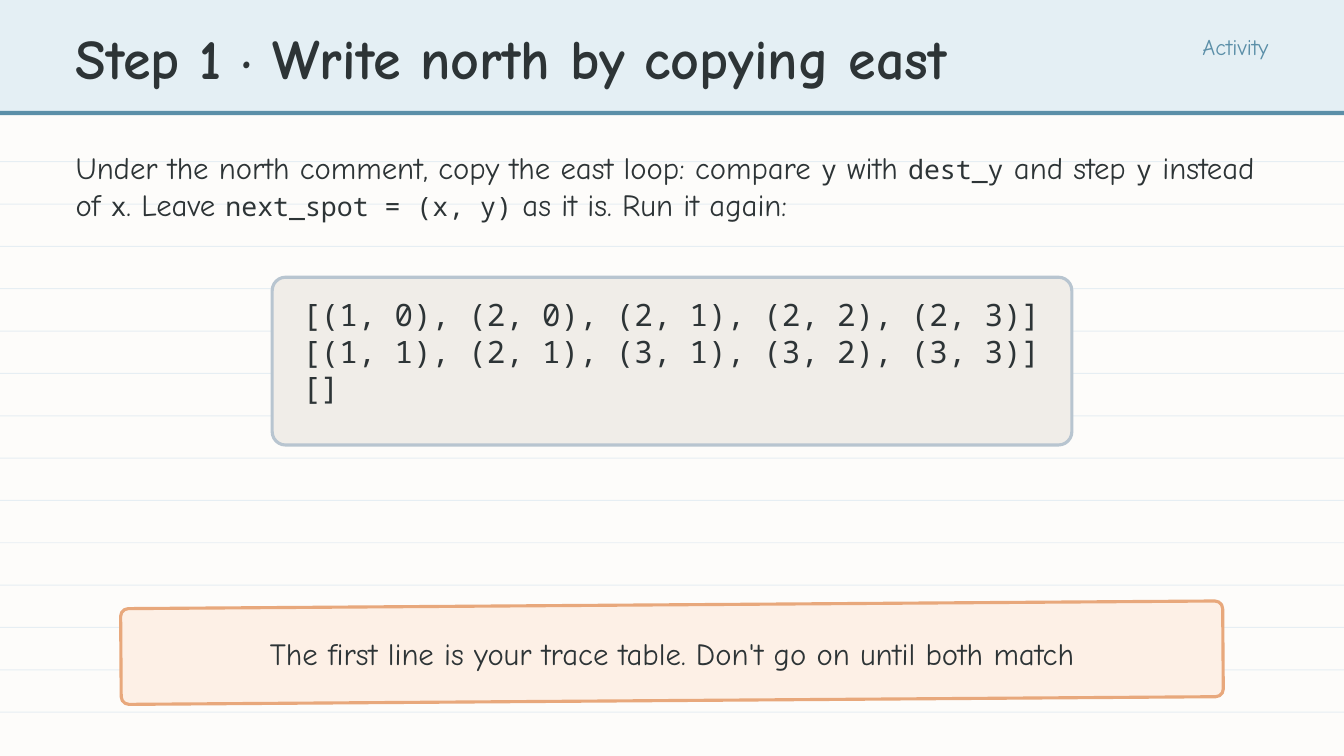
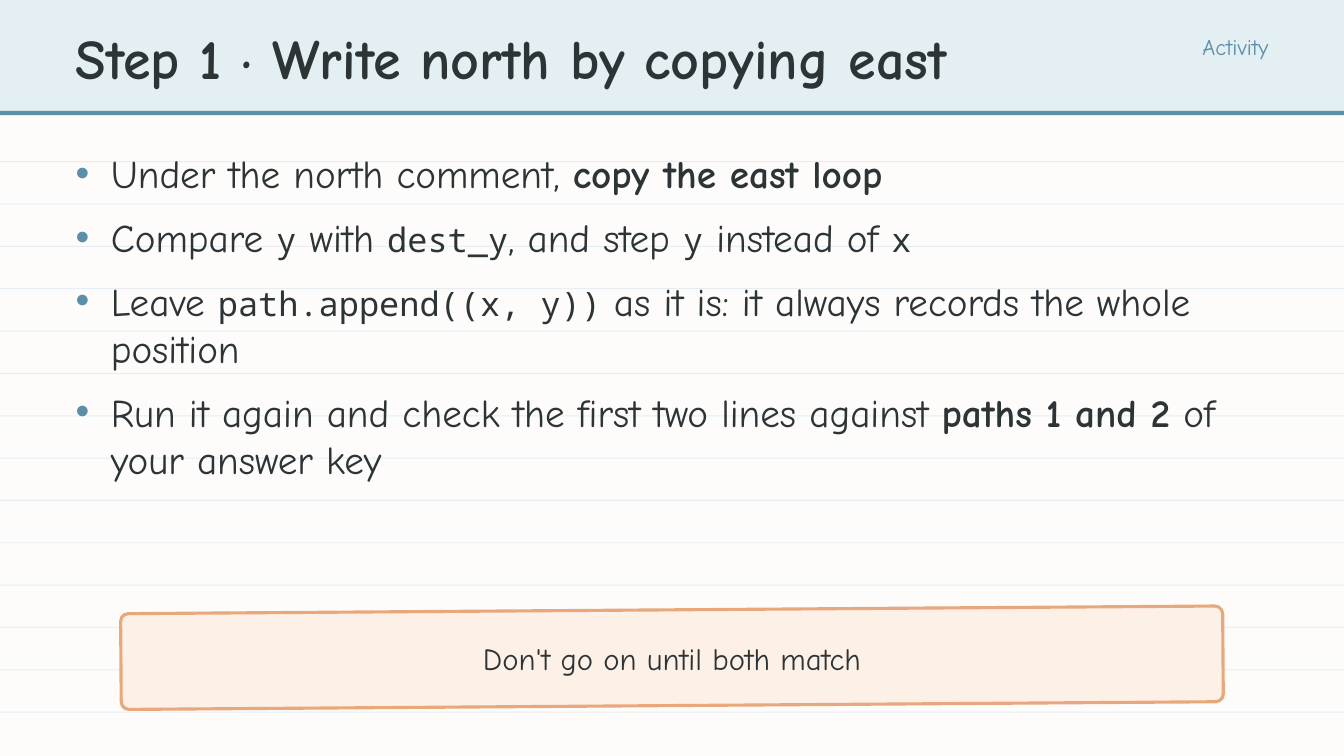
Before and after one commit to bradamiller/LearningPython, a slide deck: slide 19 of static/slides/module-04-manhattan/module-4-lesson-04-the-manhattan-algorithm.pptx (slide 17 before the commit). Drawn at 1344x756 pixels with LibreOffice and Linux fonts; fonts in the diff are those of the drawing. Boxes give left, top, right and bottom in pixels: in the first picture for what was removed or moved away, otherwise in the second. Text is boxed around its words. In the diff, an @@ line names an element or a change of style, - is before the commit and + after.

```diff
--- a/static/slides/module-04-manhattan/module-4-lesson-04-the-manhattan-algorithm.pptx
+++ b/static/slides/module-04-manhattan/module-4-lesson-04-the-manhattan-algorithm.pptx
@@ text at [111,161,1214,482]: text changed; size 22 to 28 pt @@
-Under the north comment, copy the east loop: compare y with dest_y and step y instead of x. Leave next_spot = (x, y) as it is. Run it again:
+• Under the north comment, copy the east loop
+• Compare y with dest_y, and step y instead of x
+• Leave path.append((x, y)) as it is: it always records the whole position
+• Run it again and check the first two lines against paths 1 and 2 of your answer key
@@ rounded rectangle removed at [272,277,1072,446] @@
@@ text removed at [302,303,1040,368] @@
-[(1, 0), (2, 0), (2, 1), (2, 2), (2, 3)]
-[(1, 1), (2, 1), (3, 1), (3, 2), (3, 3)]
-[]
@@ rounded rectangle: place and size @@
-rounded rectangle at [121,601,1223,705]
+rounded rectangle at [121,606,1223,710]
@@ text at [483,649,861,676]: text changed @@
-The first line is your trace table. Don't go on until both match
+Don't go on until both match
```
Also in this commit, not shown: 7 other slides changed, 2 slides added, 28 other files.
